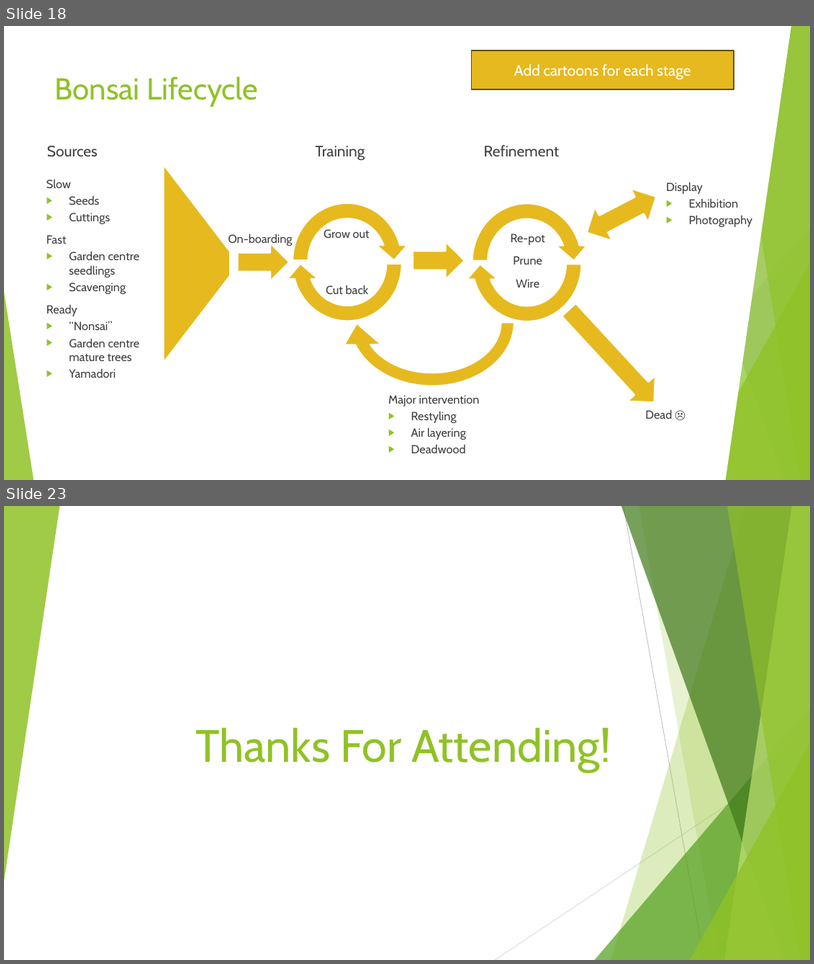
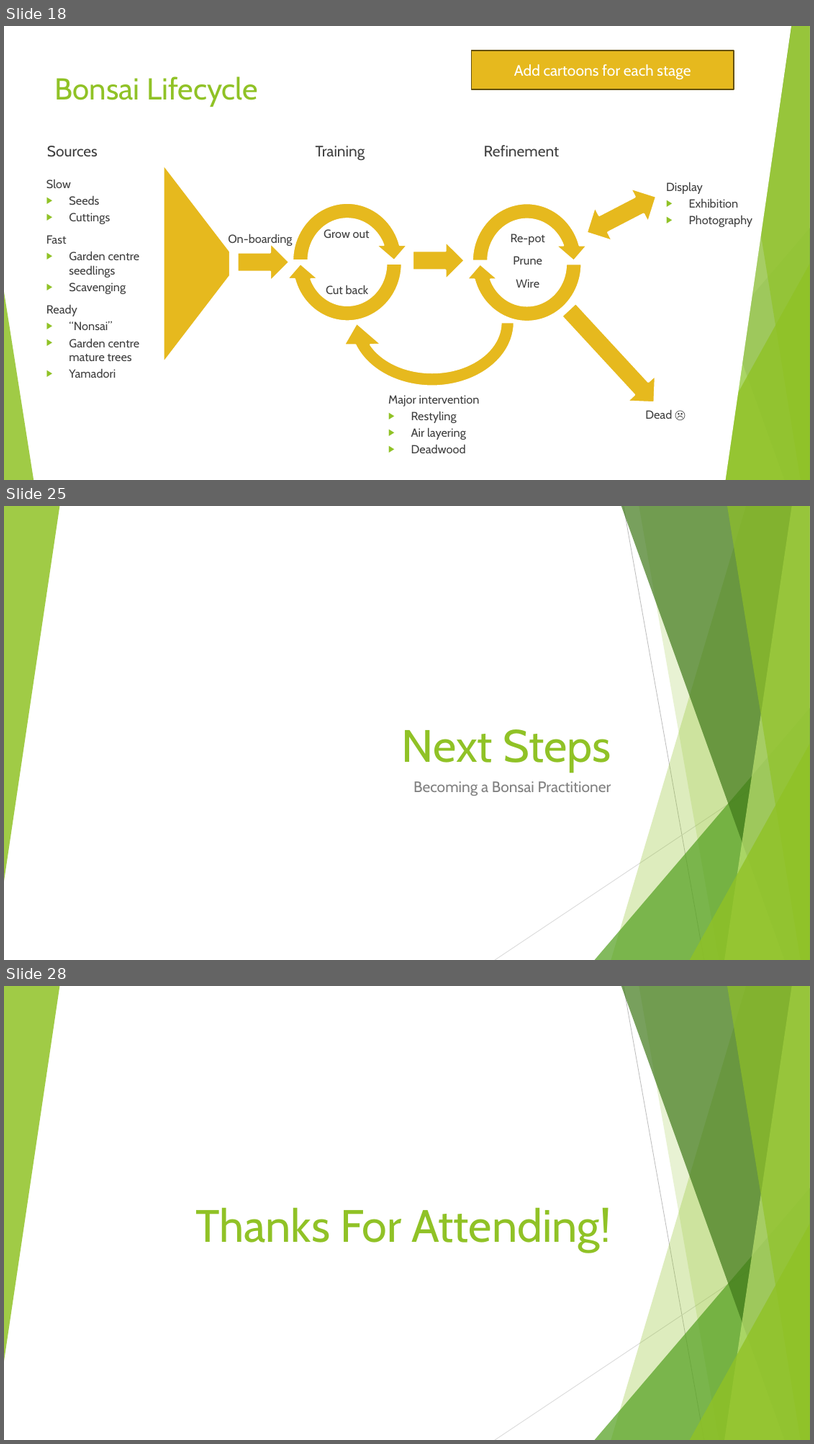
Before and after one commit to AlexLabram/Bonsai, a slide deck: Courseware/Bonsai On A Budget (running).pptx. Shown one above the other, each under a label of ours: slides 18 and 23 before the commit, slides 18, 25 and 28 after it; the slides between them are not shown. The pictures are 814x964 and 814x1444 pixels, drawn with LibreOffice and Linux fonts; fonts in the diff are those of the drawing. Boxes give left, top, right and bottom in pixels: in the first picture for what was removed or moved away, otherwise in the second. Text is boxed around its words. In the diff, an @@ line names an element or a change of style, - is before the commit and + after.

```diff
--- a/Courseware/Bonsai On A Budget (running).pptx
+++ b/Courseware/Bonsai On A Budget (running).pptx
@@ slide 25 added at (4,506,810,960), background #FFFFFF; not listed: 10 template elements that a slide beside it also shows @@
@@ title added at (402,729,611,772), 54 pt, text #90C226 @@
+Next Steps
@@ subtitle added at (414,781,612,795), 18 pt, text #808080 @@
+Becoming a Bonsai Practitioner
@@ what was slide 23 is now slide 28 @@
```
Also in this commit, not shown: 7 slides changed, 7 other slides added, 2 slides removed.
